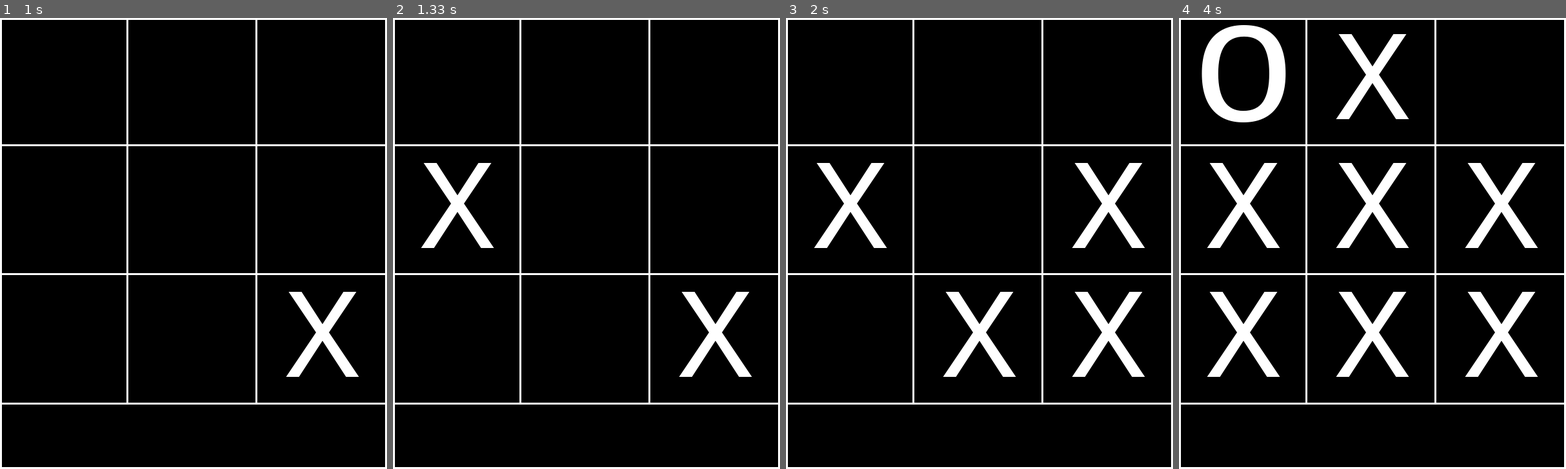
Above: before the commit, frames 1-4 (left to right).
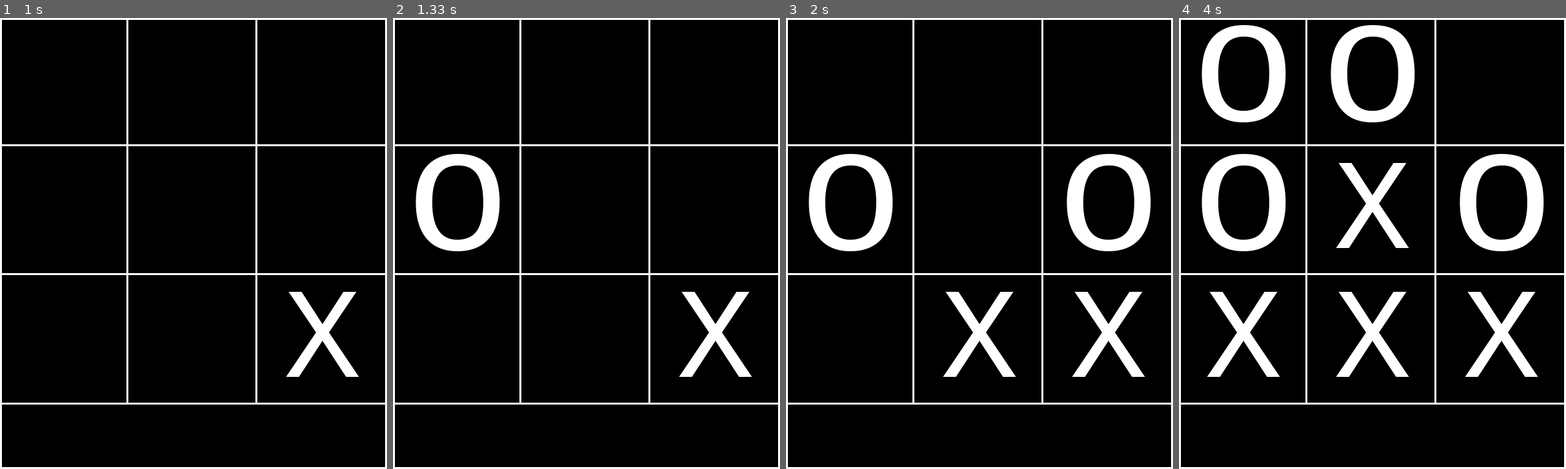
Above: after the commit, the same moments.

Repository: AST9712/A.L.L-Project
Game: pygame game, started from TIC-TAC-TOE/main.py
Same seed, same stepped clock (60 frames per second), same inputs: the game is played once before the commit and once after it.
Inputs (mouse positions are in pixels of both pictures, inside the frame that each line leads up to):
- Up to frame 1 (1 s): press the mouse at (193, 275) at 0.37 s; move the mouse to (147, 261) at 0.47 s; release the mouse at (100, 248) at 0.6 s; press the mouse at (193, 275) at 0.7 s; move the mouse to (263, 338) at 0.8 s; release the mouse at (332, 401) at 0.93 s
- Up to frame 2 (1.33 s): press the mouse at (586, 275) at 1.03 s; move the mouse to (516, 252) at 1.13 s; release the mouse at (447, 229) at 1.27 s
- Up to frame 3 (2 s): click (983, 293) at 1.38 s; press the mouse at (983, 293) at 1.7 s; move the mouse to (1033, 248) at 1.8 s; release the mouse at (1080, 202) at 1.93 s
- Up to frame 4 (4 s): press the mouse at (1376, 293) at 2.03 s; move the mouse to (1310, 288) at 2.13 s; release the mouse at (1248, 288) at 2.27 s; press the mouse at (1376, 293) at 2.37 s; move the mouse to (1318, 189) at 2.47 s; release the mouse at (1256, 90) at 2.6 s; click (1387, 225) at 2.72 s; press the mouse at (1387, 225) at 3.53 s; move the mouse to (1349, 162) at 3.63 s; release the mouse at (1310, 99) at 3.77 s

Frame 1 is identical in both runs. In frame 2, 2.7% of the frame differs, in the area x 5-28%, y 30-52%; in frame 3, 5.3%; in frame 4, 8.0%, in the area x 5-95%, y 1-52%.

Commit message:
Alternating clicks for X and O working, will add game logic next

Diff:
--- a/TIC-TAC-TOE/checkValid.py
+++ b/TIC-TAC-TOE/checkValid.py
@@ -4,46 +4,87 @@
 
     if x < 200 and y < 200:
         if main.board.boardMatrix[0][0] == 0:
-            #drawX(40, -10)
-            main.drawO(18, -70)
+            if main.PLYR_X == True:
+                main.drawX(40, -10)
+            else:
+                main.drawO(18, -70)
             main.board.boardMatrix[0][0] = 1
+            main.PLYR_X = not main.PLYR_X
 
     elif x < 400 and y < 200:
         if main.board.boardMatrix[1][0] == 0:
-            main.drawX(240, -10)
+            if main.PLYR_X == True:
+                main.drawX(240, -10)
+            else:
+                main.drawO(218, -70)
             main.board.boardMatrix[1][0] = 1
+            main.PLYR_X = not main.PLYR_X
 
     elif x < 600 and y < 200:
         if main.board.boardMatrix[2][0] == 0:
-            main.drawX(440, -10)
+            if main.PLYR_X == True:
+                main.drawX(440, -10)
+            else:
+                main.drawO(418, -70)
             main.board.boardMatrix[2][0] = 1
+            main.PLYR_X = not main.PLYR_X
 
     elif x < 200 and y < 400:
         if main.board.boardMatrix[0][1] == 0:
-            main.drawX(40, 190)
+            if main.PLYR_X == True:
+                main.drawX(40, 190)
+            else:
+                main.drawO(18, 130)
+            #main.drawX(40, 190)
             main.board.boardMatrix[0][1] = 1
+            main.PLYR_X = not main.PLYR_X
 
     elif x < 400 and y < 400:
         if main.board.boardMatrix[1][1] == 0:
-            main.drawX(240, 190)
+            if main.PLYR_X == True:
+                main.drawX(240, 190)
+            else:
+                main.drawO(218, 130)
+            #main.drawX(240, 190)
             main.board.boardMatrix[1][1] = 1
+            main.PLYR_X = not main.PLYR_X
 
     elif x < 600 and y < 400:
         if main.board.boardMatrix[2][1] == 0:
-            main.drawX(440, 190)
+            if main.PLYR_X == True:
+                main.drawX(440, 190)
+            else:
+                main.drawO(418, 130)
+            #main.drawX(440, 190)
             main.board.boardMatrix[2][1] = 1
+            main.PLYR_X = not main.PLYR_X
 
     elif x < 200 and y < 600:
         if main.board.boardMatrix[0][2] == 0:
-            main.drawX(40, 390)
+            if main.PLYR_X == True:
+                main.drawX(40, 390)
+            else:
+                main.drawO(18, 330)
+            #main.drawX(40, 390)
             main.board.boardMatrix[0][2] = 1
+            main.PLYR_X = not main.PLYR_X
 
     elif x < 400 and y < 600:
         if main.board.boardMatrix[1][2] == 0:
-            main.drawX(240, 390)
+            if main.PLYR_X == True:
+                main.drawX(240, 390)
+            else:
+                main.drawO(218, 330)
+            #main.drawX(240, 390)
             main.board.boardMatrix[1][2] = 1
+            main.PLYR_X = not main.PLYR_X
 
     elif x < 600 and y < 600:
         if main.board.boardMatrix[2][2] == 0:
-            main.drawX(440, 390)
+            if main.PLYR_X == True:
+                main.drawX(440, 390)
+            else:
+                main.drawO(418, 330)
+            #main.drawX(440, 390)
             main.board.boardMatrix[2][2] = 1
+            main.PLYR_X = not main.PLYR_X
--- a/TIC-TAC-TOE/main.py
+++ b/TIC-TAC-TOE/main.py
@@ -62,7 +62,8 @@
                 sys.exit()
 
             if event.type == pygame.MOUSEBUTTONUP:
-                checkValid.checkValidClick(pygame.mouse.get_pos())
+                if event.button == 1:
+                    checkValid.checkValidClick(pygame.mouse.get_pos())
 
         pygame.display.update()
 
